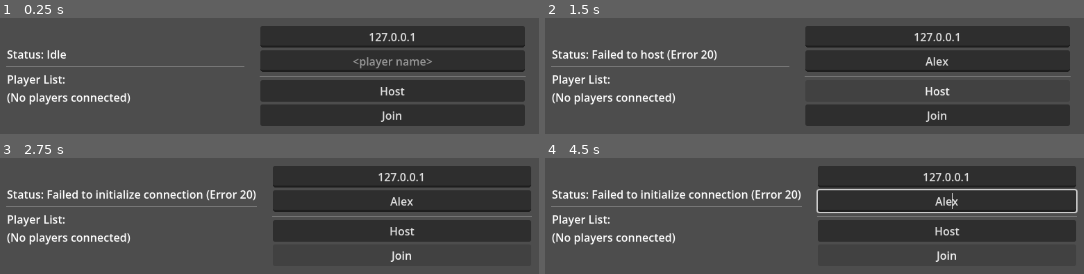
Above: before the commit, frames 1-4 (two rows, left to right).
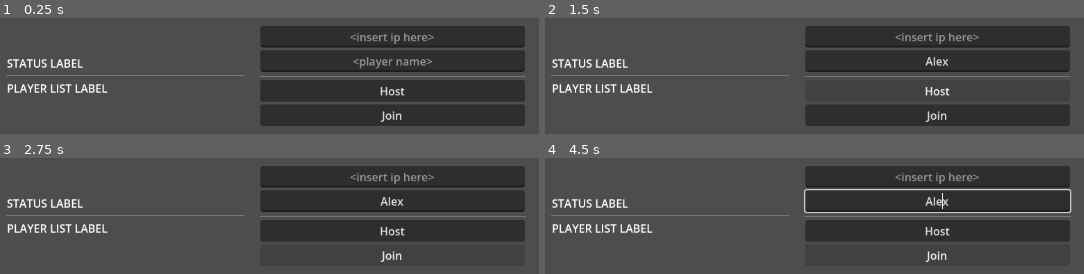
Above: after the commit, the same moments.

Repository: KoskenKolistaja/netipeli
Game: Godot game, scene res://Views/main.tscn
The game is run twice, just before and just after one commit, with the same random seed, the same clock (stepped at 60 frames per second) and the same inputs.
Inputs (mouse positions are in pixels of both pictures, inside the frame that each line leads up to):
- Up to frame 1 (0.25 s): no input
- Up to frame 2 (1.5 s): click (938, 60) at 0.52 s; type "Alex" at 0.6 s; click "Host" at 1.25 s
- Up to frame 3 (2.75 s): click "Join" at 2 s
- Up to frame 4 (4.5 s): hold Right (ui_right) 2.78-4.28 s; tap Up (ui_up) at 3.02, 3.77 s; tap Enter at 4.25 s; hold Left (ui_left) from 4.28 s (still down)

The runs differ from the first frame. In frame 1, 4.4% of the frame differs, in the area x 1-81%, y 12-75%; in frame 2, 5.2%; in frame 3, 8.6%; in frame 4, 8.8%, in the area x 1-99%, y 6-90%.
Error after the commit: Parse Error: Too few arguments for "add_player()" call. Expected at least 3 but received 2. (res://Views/main_menu.gd:44)

Commit message:
Player color 1/2

Diff:
--- a/DataManagement/PlayerData.gd
+++ b/DataManagement/PlayerData.gd
@@ -6,9 +6,13 @@
 # Dictionary holding all connected players: { peer_id (int): player_name (String) }
 var players: Dictionary = {}
 
+var player_colors = {}
+
+
 ## Adds or updates a player in the session dictionary
-func add_player(id: int, name: String) -> void:
+func add_player(id: int, name: String, color: Color) -> void:
 	players[id] = name
+	player_colors[id] = color
 
 ## Removes a player when they disconnect
 func remove_player(id: int) -> void:
--- a/Entities/player.gd
+++ b/Entities/player.gd
@@ -32,6 +32,8 @@
 	await get_tree().create_timer(1.0).timeout
 	global_position = Vector2(32, 544)
 	inactive = false
+
+	%AnimatedSprite2D.self_modulate = PlayerData.player_colors[player_id]
 
 func _physics_process(delta: float) -> void:
 	if not is_multiplayer_authority() or inactive:
--- a/Entities/player.tscn
+++ b/Entities/player.tscn
@@ -326,3 +326,18 @@
 color = Color(1, 1, 0.47058824, 1)
 texture = SubResource("GradientTexture2D_s1j76")
 texture_scale = 2.38
+
+[node name="NameLabel" type="Label" parent="." unique_id=1001133160]
+anchors_preset = 8
+anchor_left = 0.5
+anchor_top = 0.5
+anchor_right = 0.5
+anchor_bottom = 0.5
+offset_left = -39.5
+offset_top = -45.0
+offset_right = 39.5
+offset_bottom = -22.0
+grow_horizontal = 2
+grow_vertical = 2
+horizontal_alignment = 1
+vertical_alignment = 1
--- /dev/null
+++ b/default_bus_layout.tres
@@ -0,0 +1,4 @@
+[gd_resource type="AudioBusLayout" format=3 uid="uid://dkjadat7psaxd"]
+
+[resource]
+bus/0/volume_db = -23.343725
